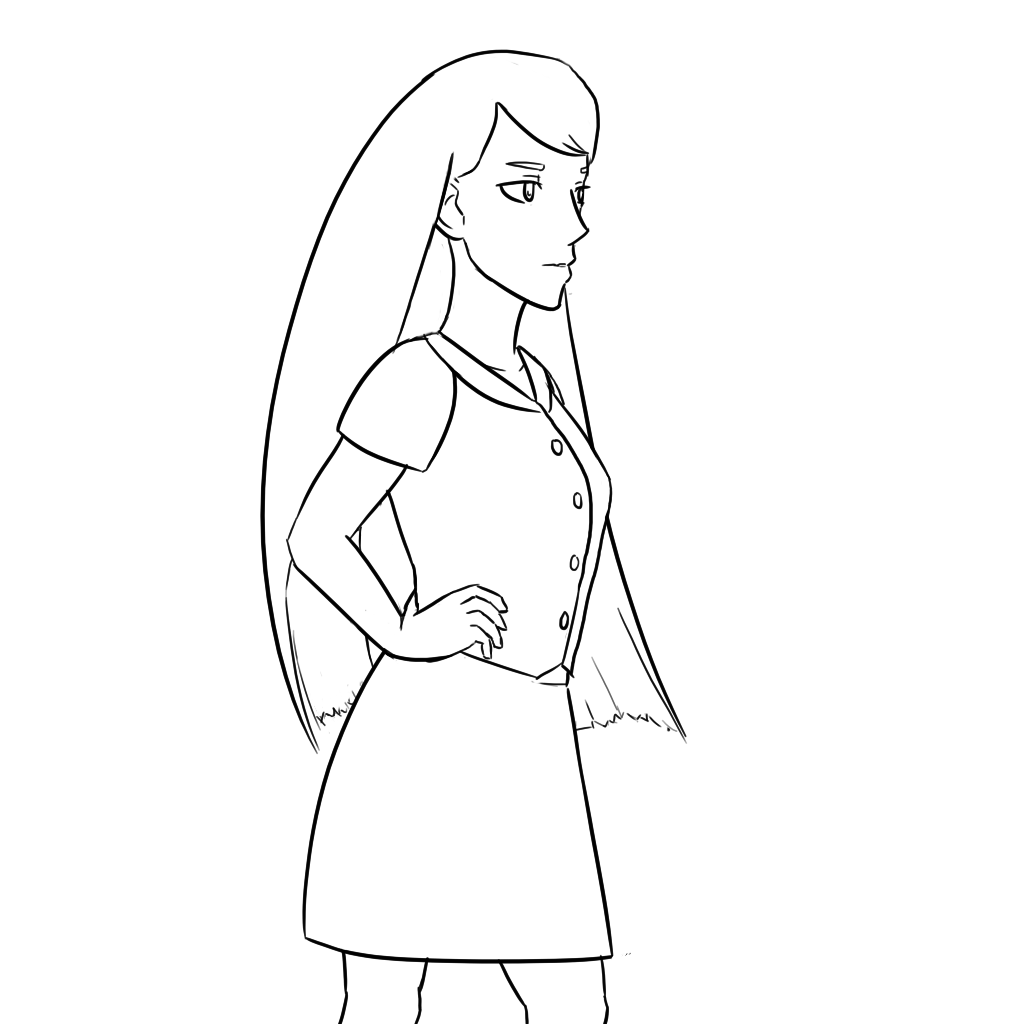
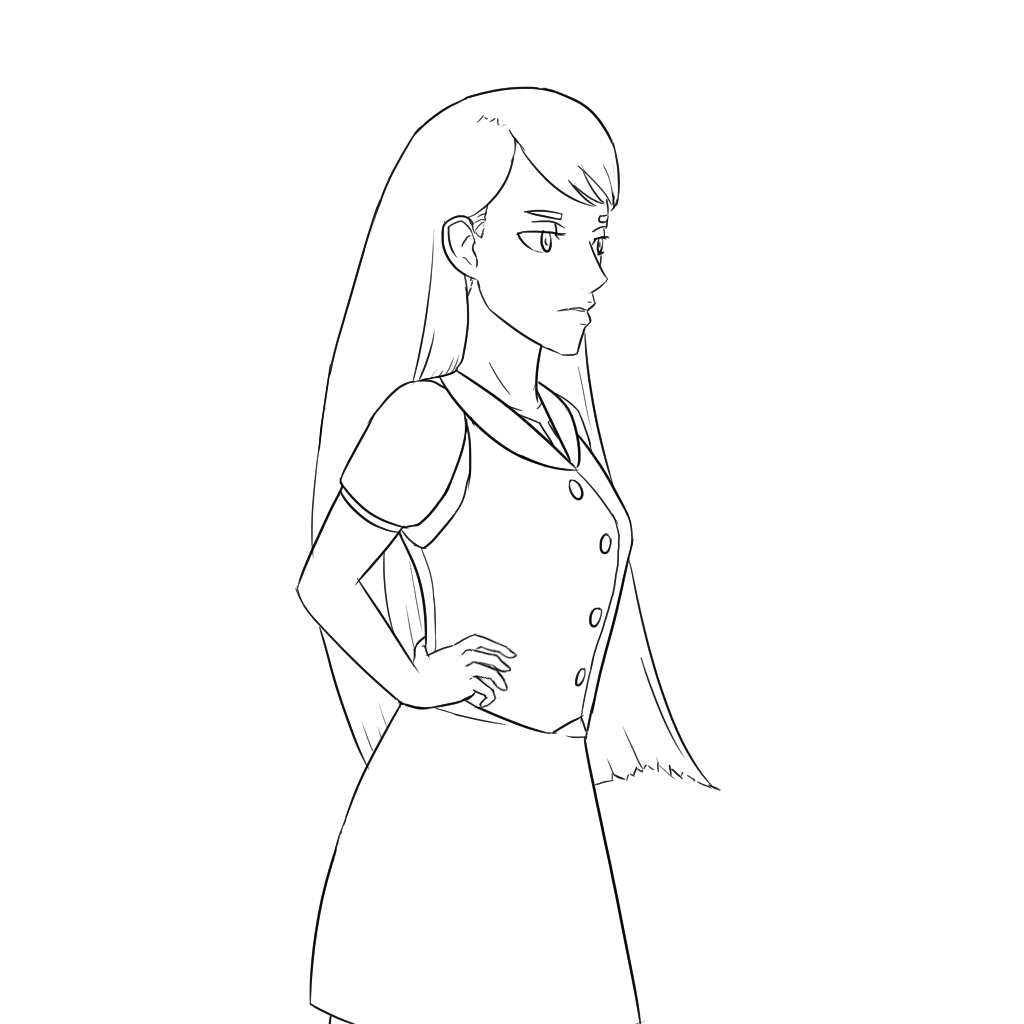
Comparing the layer stacks of the two w=1024, h=1024 images. Changes:
painted on "line" (1st of 2, in "Character") over box(260, 49, 721, 1024)
